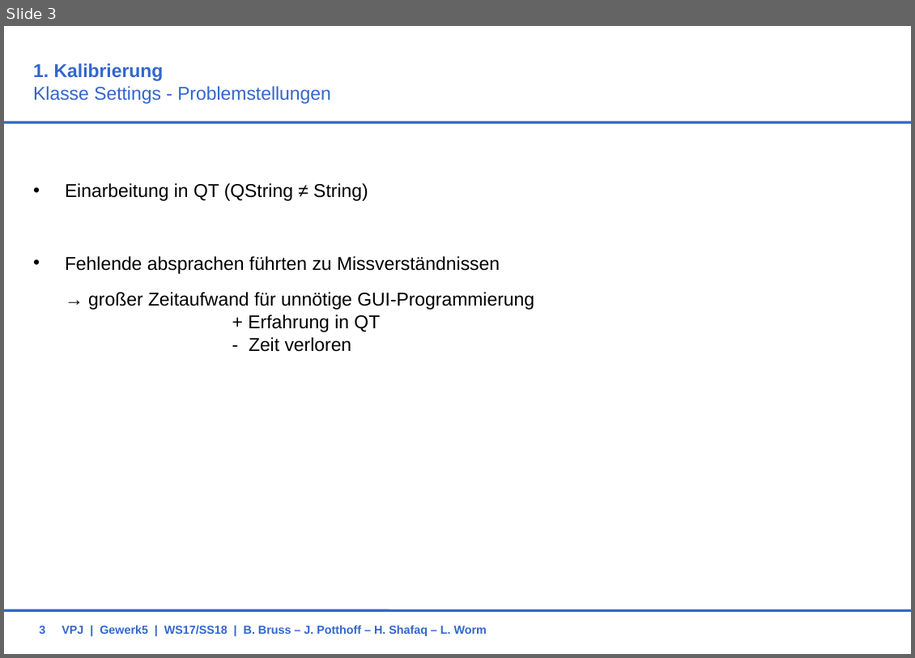
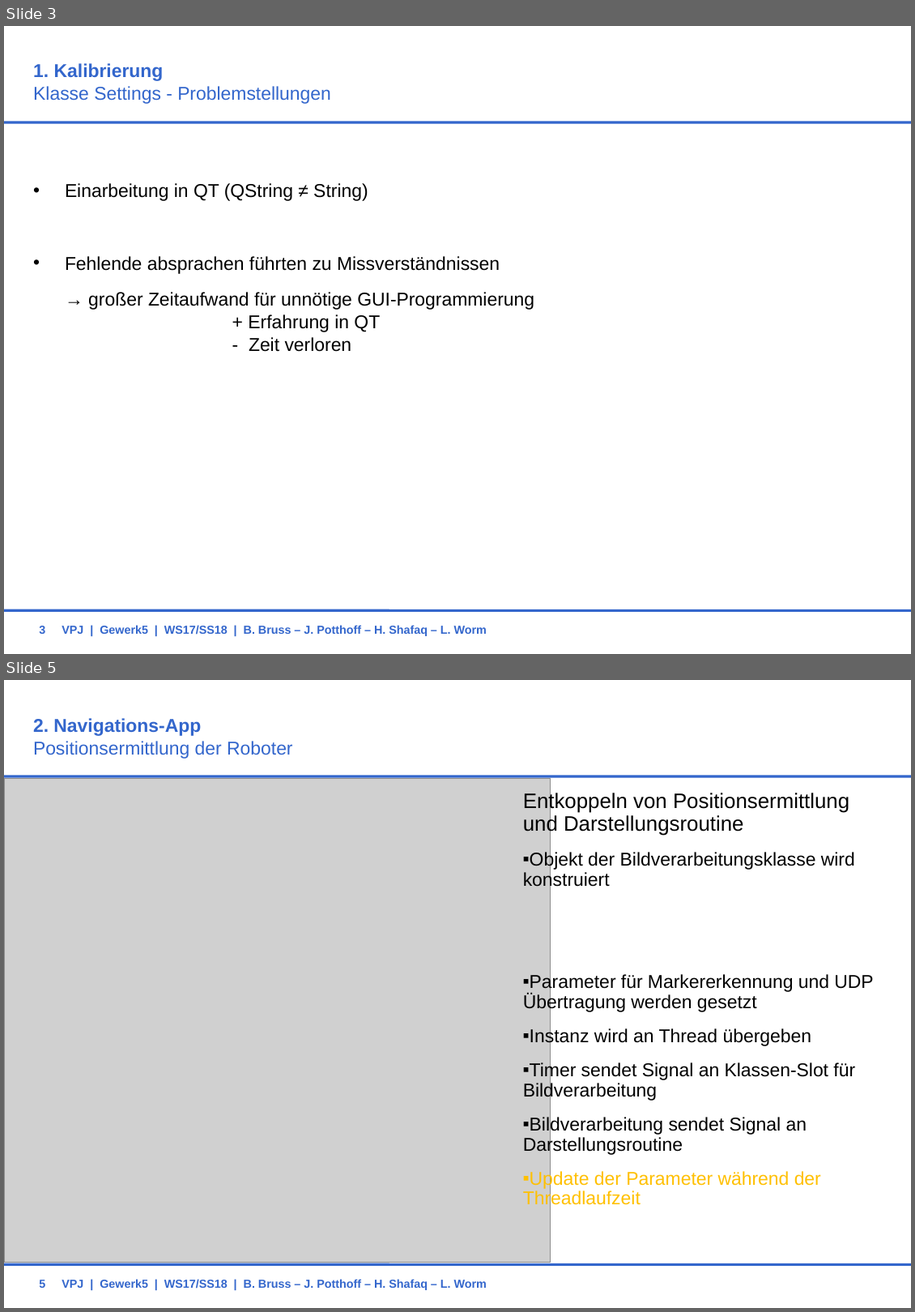
Before and after one commit to BBRUSS/VPJW17G5, a slide deck: 11_Orga/ZwischenPraesentation.ppt. Shown one above the other, each under a label of ours: slide 3 before the commit, slides 3 and 5 after it; the slides between them are not shown. The pictures are 915x658 and 915x1312 pixels, drawn with LibreOffice and Linux fonts; fonts in the diff are those of the drawing; grey boxes stand for pictures; background and template pictures are left out. Boxes give left, top, right and bottom in pixels: in the first picture for what was removed or moved away, otherwise in the second. Text is boxed around its words. In the diff, an @@ line names an element or a change of style, - is before the commit and + after.

Commit message:
Einfügen Folien Navigation

```diff
--- a/11_Orga/ZwischenPraesentation.ppt
+++ b/11_Orga/ZwischenPraesentation.ppt
@@ slide 5 added at (4,680,911,1308), background #FFFFFF; not listed: 2 template elements that a slide beside it also shows @@
@@ title added at (33,718,292,759), 16 pt, text #3366CC @@
+2. Navigations-App
+Positionsermittlung der Roboter
@@ picture added at (4,779,551,1262) @@
@@ text added at (523,791,873,1209), 16 pt, text #000000 @@
+  Entkoppeln von Positionsermittlung und Darstellungsroutine
+  ▪ Objekt der Bildverarbeitungsklasse wird konstruiert
+  ▪ Parameter für Markererkennung und UDP Übertragung werden gesetzt
+  ▪ Instanz wird an Thread übergeben
+  ▪ Timer sendet Signal an Klassen-Slot für Bildverarbeitung
+  ▪ Bildverarbeitung sendet Signal an Darstellungsroutine
+  ▪ Update der Parameter während der Threadlaufzeit
@@ page number added at (39,1279,45,1288), 10 pt, text #3366CC, bold @@
+5
@@ text added at (62,1279,487,1290), 10 pt, text #3366CC, bold @@
+VPJ | Gewerk5 | WS17/SS18 | B. Bruss – J. Potthoff – H. Shafaq – L. Worm
```
Also in this commit, not shown: 6 other slides added.
